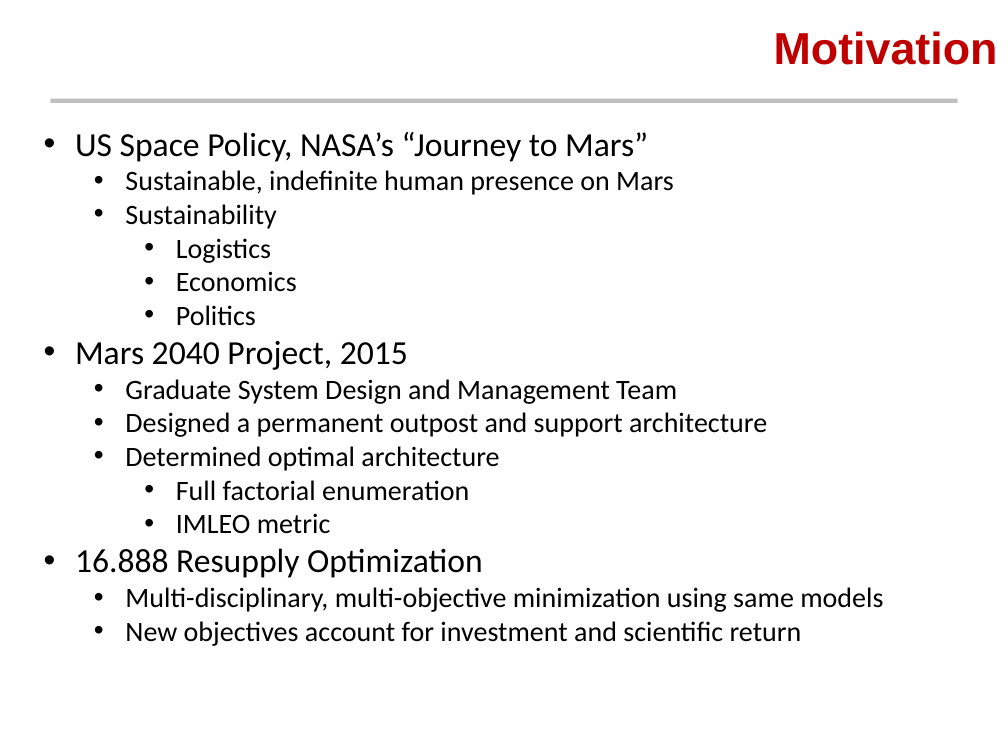
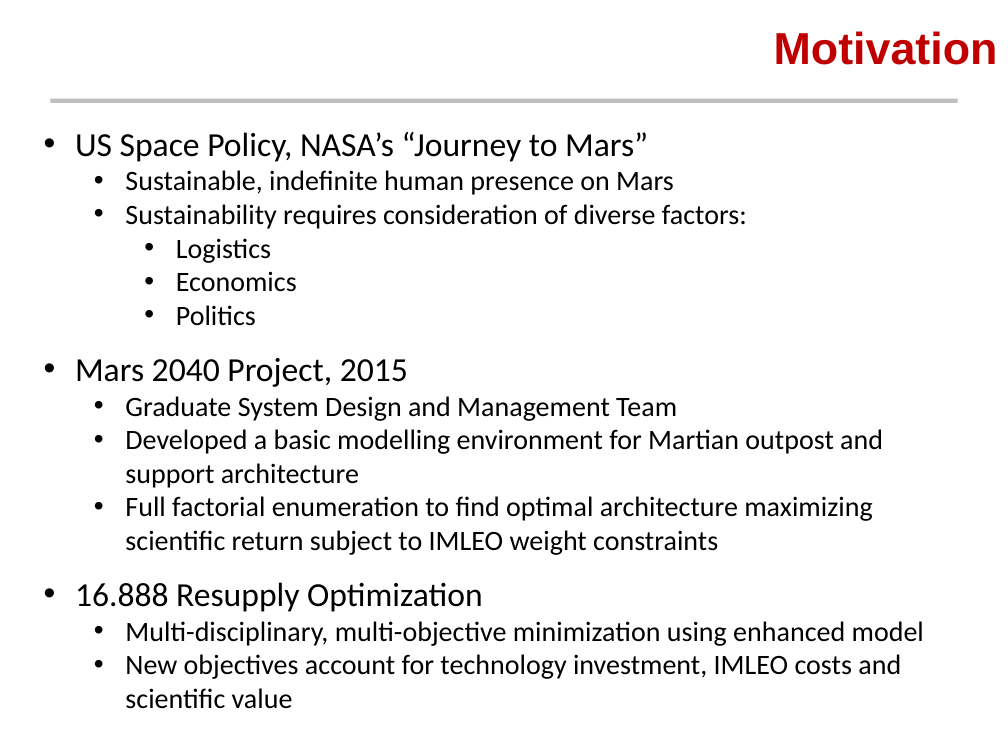
Before and after one commit to AeroSigma/Mars2040, a slide deck: slide 2 of MSDO/Assignment5/Mars 2040 Optimization Presentation.pptx. Drawn at 1008x756 pixels with LibreOffice and Linux fonts; fonts in the diff are those of the drawing; background and template pictures are left out. Boxes give left, top, right and bottom in pixels: in the first picture for what was removed or moved away, otherwise in the second. Text is boxed around its words. In the diff, an @@ line names an element or a change of style, - is before the commit and + after.

```diff
--- a/MSDO/Assignment5/Mars 2040 Optimization Presentation.pptx
+++ b/MSDO/Assignment5/Mars 2040 Optimization Presentation.pptx
@@ text at (125,204,747,229): text changed @@
-  • Sustainability
+  • Sustainability requires consideration of diverse factors:
@@ text at (125,429,883,555): text changed @@
-  • Designed a permanent outpost and support architecture
-  • Determined optimal architecture
-    • Full factorial enumeration
-    • IMLEO metric
+  • Developed a basic modelling environment for Martian outpost and support architecture
+  • Full factorial enumeration to find optimal architecture maximizing scientific return subject to IMLEO weight constraints
@@ text at (125,621,924,709): text changed @@
-  • Multi-disciplinary, multi-objective minimization using same models
-  • New objectives account for investment and scientific return
+  • Multi-disciplinary, multi-objective minimization using enhanced model
+  • New objectives account for technology investment, IMLEO costs and scientific value
```
Also in this commit, not shown: 9 other slides changed, 8 slides added, 4 other files.
